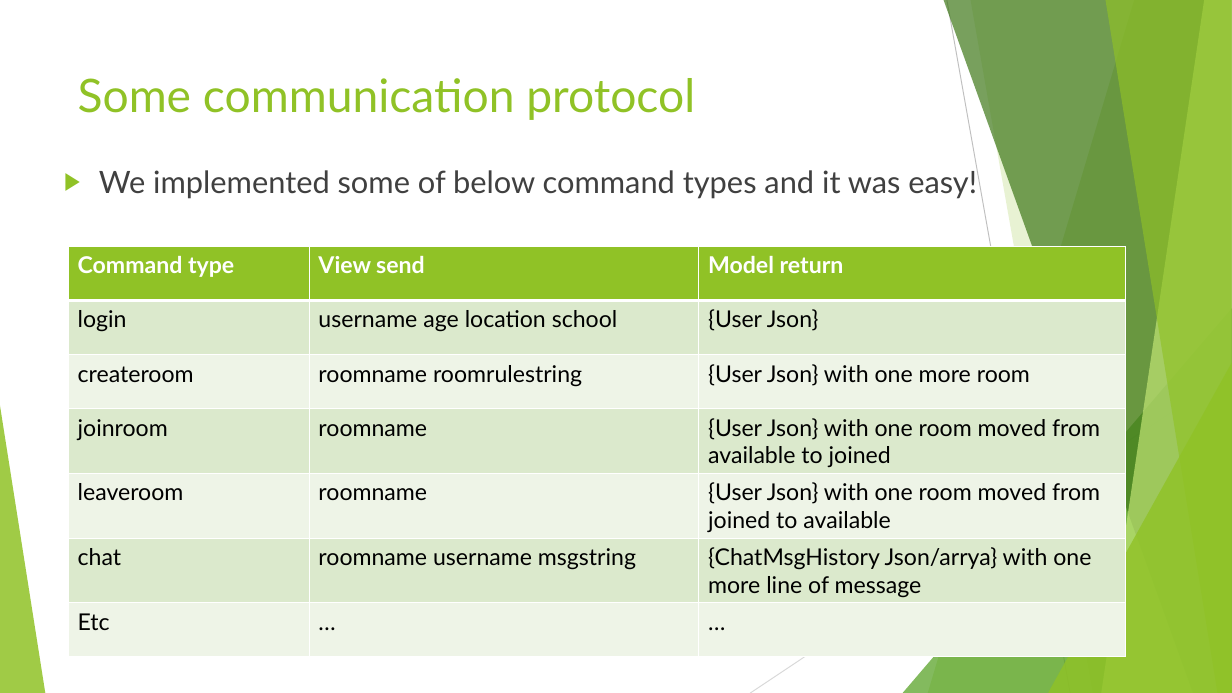
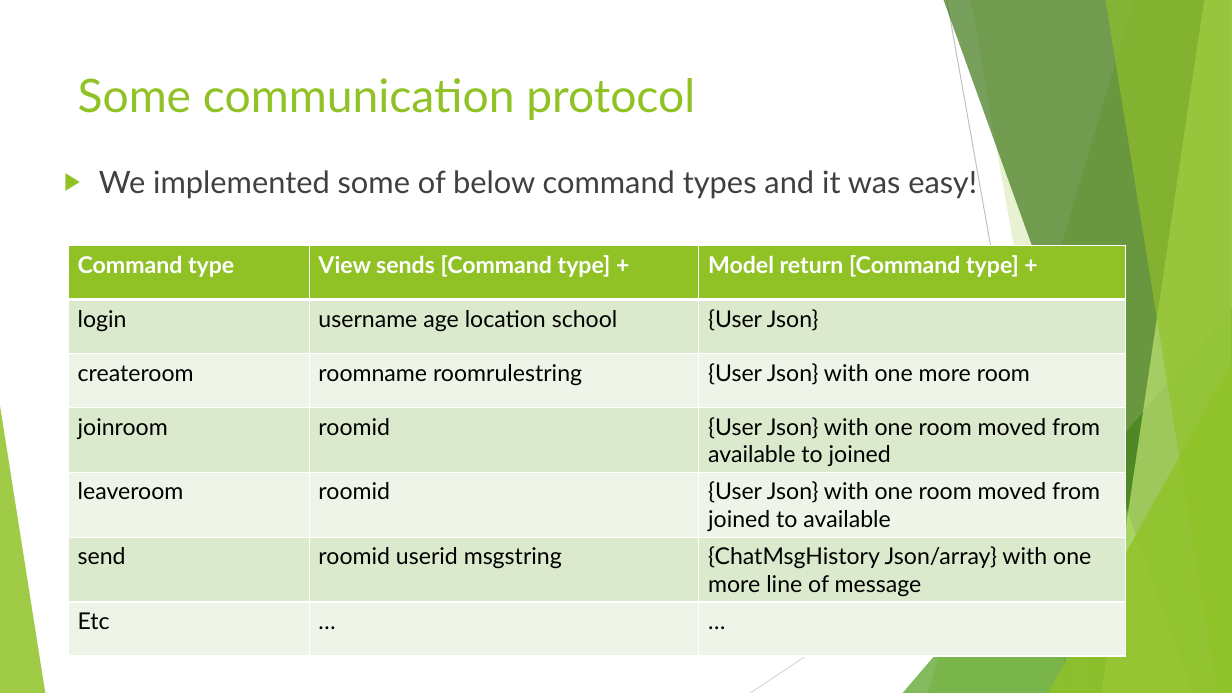
Before and after one commit to pourplusquoi/chatapp, a slide deck: slide 10 of src/main/resources/ChatApp API.pptx (slide 9 before the commit). Drawn at 1232x693 pixels with LibreOffice and Linux fonts; fonts in the diff are those of the drawing. Boxes give left, top, right and bottom in pixels: in the first picture for what was removed or moved away, otherwise in the second. Text is boxed around its words. In the diff, an @@ line names an element or a change of style, - is before the commit and + after.

```diff
--- a/src/main/resources/ChatApp API.pptx
+++ b/src/main/resources/ChatApp API.pptx
@@ table at bbox=[68, 246, 1127, 656] @@
-row 1, column 2: View send
+row 1, column 2: View sends [Command type] +
-row 1, column 3: Model return
+row 1, column 3: Model return [Command type] +
-row 4, column 2: roomname
+row 4, column 2: roomid
-row 5, column 2: roomname
+row 5, column 2: roomid
-row 6: chat | roomname username msgstring | {ChatMsgHistory Json/arrya} with one more line of message
+row 6: send | roomid userid msgstring | {ChatMsgHistory Json/array} with one more line of message
```
Also in this commit, not shown: 10 other slides changed, 1 slide added, 1 slide removed.
